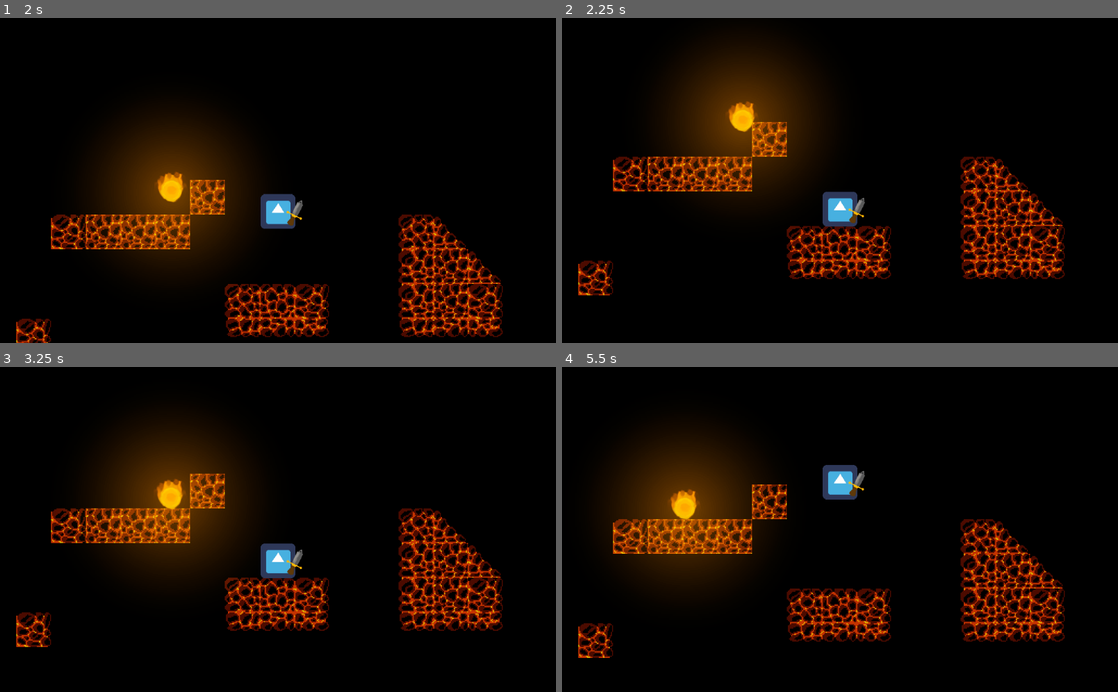
Above: before the commit, frames 1-4 (two rows, left to right).
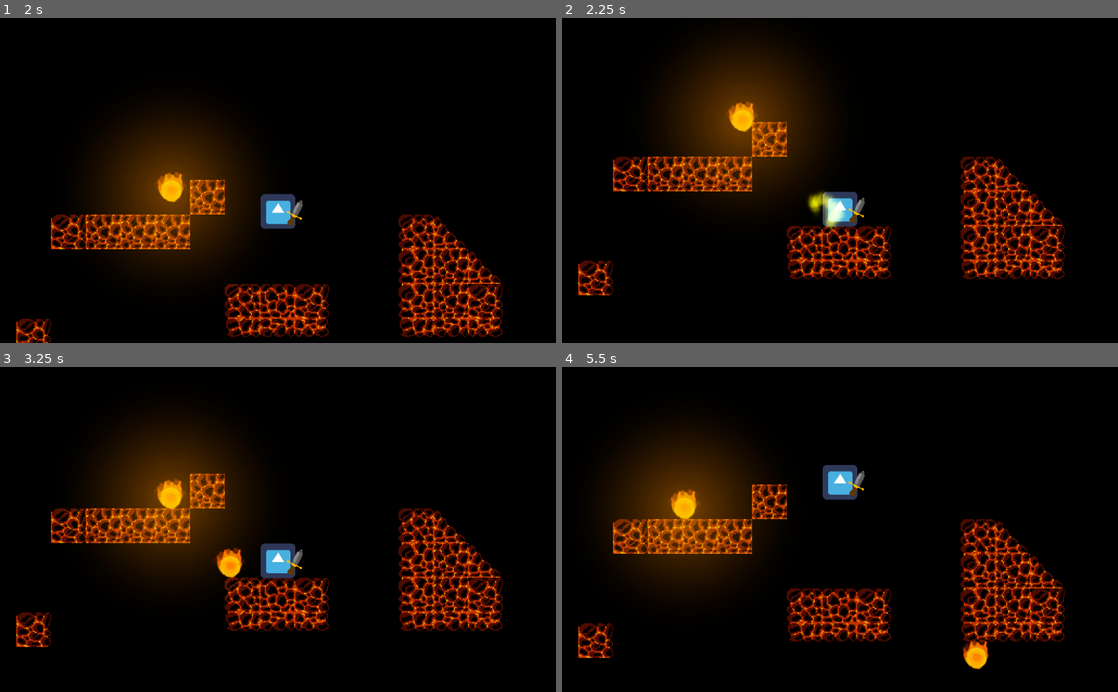
Above: after the commit, the same moments.

Repository: Schmo103/Project-Archimedes-Github-Game-Off-2022-
Game: Godot game, scene res://menu.tscn
The game is run twice, just before and just after one commit, with the same random seed, the same clock (stepped at 60 frames per second) and the same inputs. The project has no main scene, so this scene is started directly. The engine's default icon, where the game draws it, is replaced by a stand-in: a white triangle on a blue panel in a dark square.
Inputs (mouse positions are in pixels of both pictures, inside the frame that each line leads up to):
- Up to frame 1 (2 s): click "Play" at 0.5 s; tap Enter (ui_accept) at 1.25, 1.52 s; move the mouse to (400, 164) at 1.27 s
- Up to frame 2 (2.25 s): move the mouse to (728, 196) at 2.02 s
- Up to frame 3 (3.25 s): tap Enter (ui_accept) at 2.27 s; move the mouse to (333, 458) at 2.77 s
- Up to frame 4 (5.5 s): move the mouse to (812, 594) at 3.52 s; tap Enter (ui_accept) at 3.77, 4.52, 5.27 s; move the mouse to (1006, 578) at 4.27 s; move the mouse to (673, 480) at 5.02 s

Frame 1 is identical in both runs. In frame 2, 0.4% of the frame differs, in the area x 44-51%, y 53-66%; in frame 3, 0.3%; in frame 4, 0.3%.

Commit message:
-reconnected signal

Diff:
--- a/Archimedes/world.tscn
+++ b/Archimedes/world.tscn
@@ -466,3 +466,5 @@
 
 [node name="WorldEnvironment" type="WorldEnvironment" parent="."]
 environment = SubResource( 18 )
+
+[connection signal="timeout" from="fire_sprite_timer" to="." method="_on_fire_sprite_timer_timeout"]
